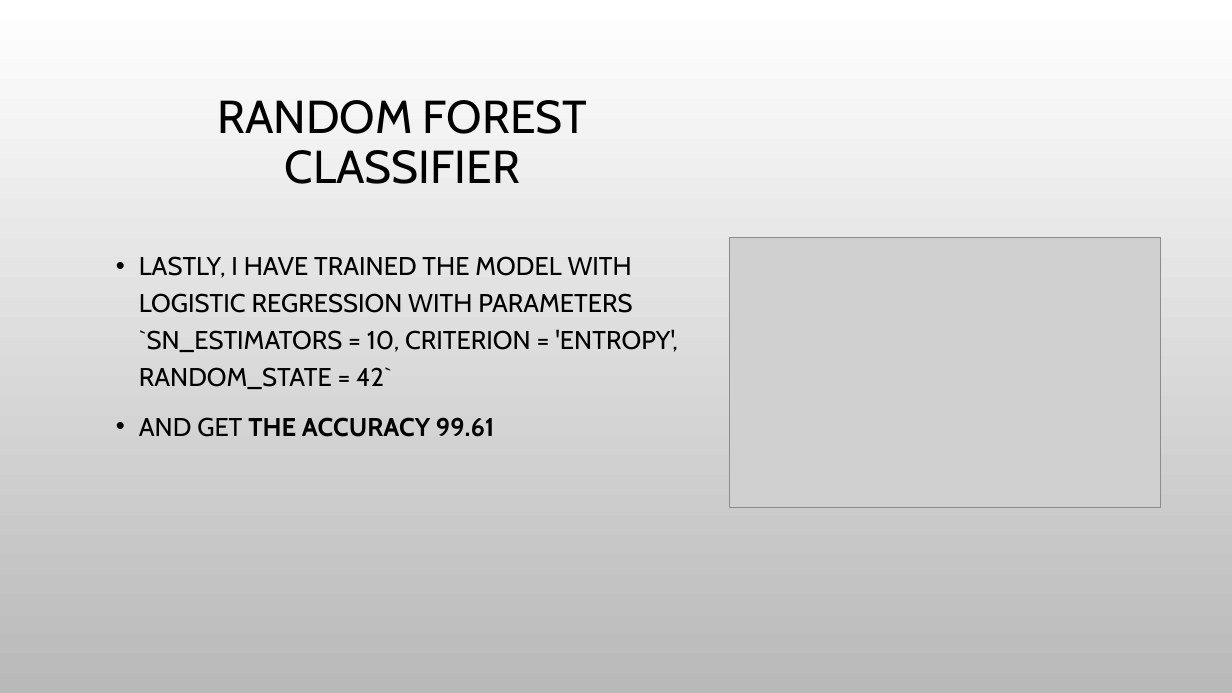
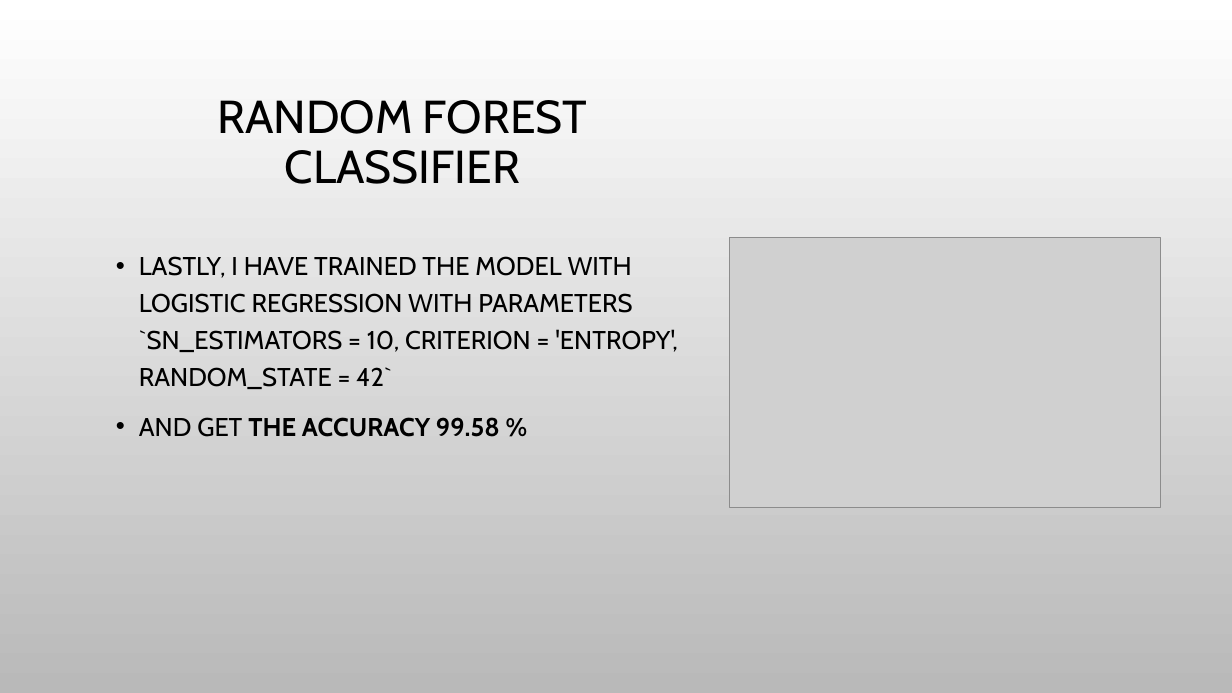
Before and after one commit to naiforfi/Bootcamp_repo, a slide deck: slide 12 of Final_project/Presentation.pptx. Drawn at 1232x693 pixels with LibreOffice and Linux fonts; fonts in the diff are those of the drawing; grey boxes stand for pictures; background and template pictures are left out. Boxes give left, top, right and bottom in pixels: in the first picture for what was removed or moved away, otherwise in the second. Text is boxed around its words. In the diff, an @@ line names an element or a change of style, - is before the commit and + after.

```diff
--- a/Final_project/Presentation.pptx
+++ b/Final_project/Presentation.pptx
@@ text at [139, 417, 500, 437]: text changed @@
-• AND GET THE ACCURACY 99.61
+• AND GET THE ACCURACY 99.58 %
```
Also in this commit, not shown: 2 other slides changed, 3 other files.
